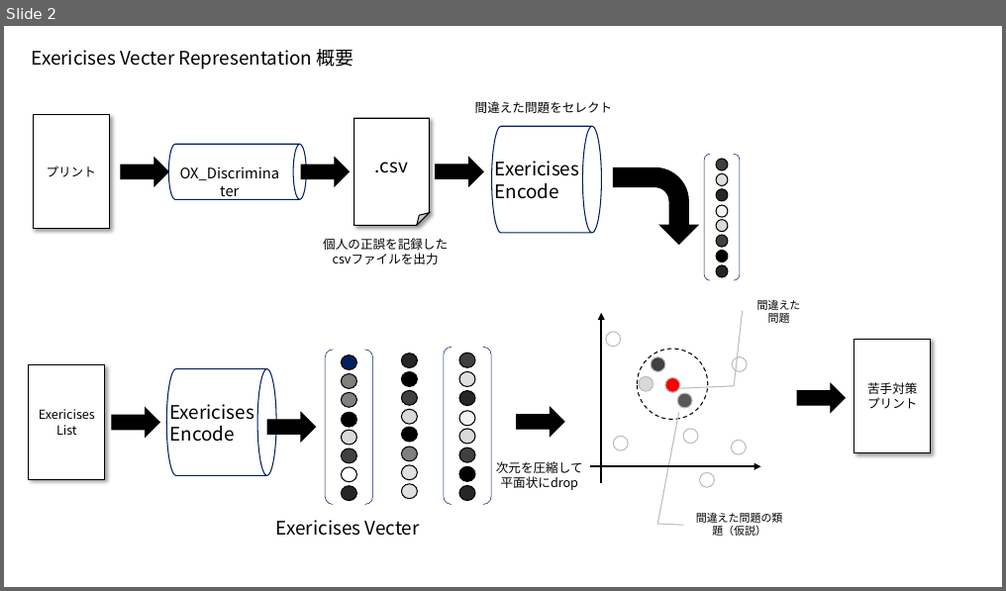
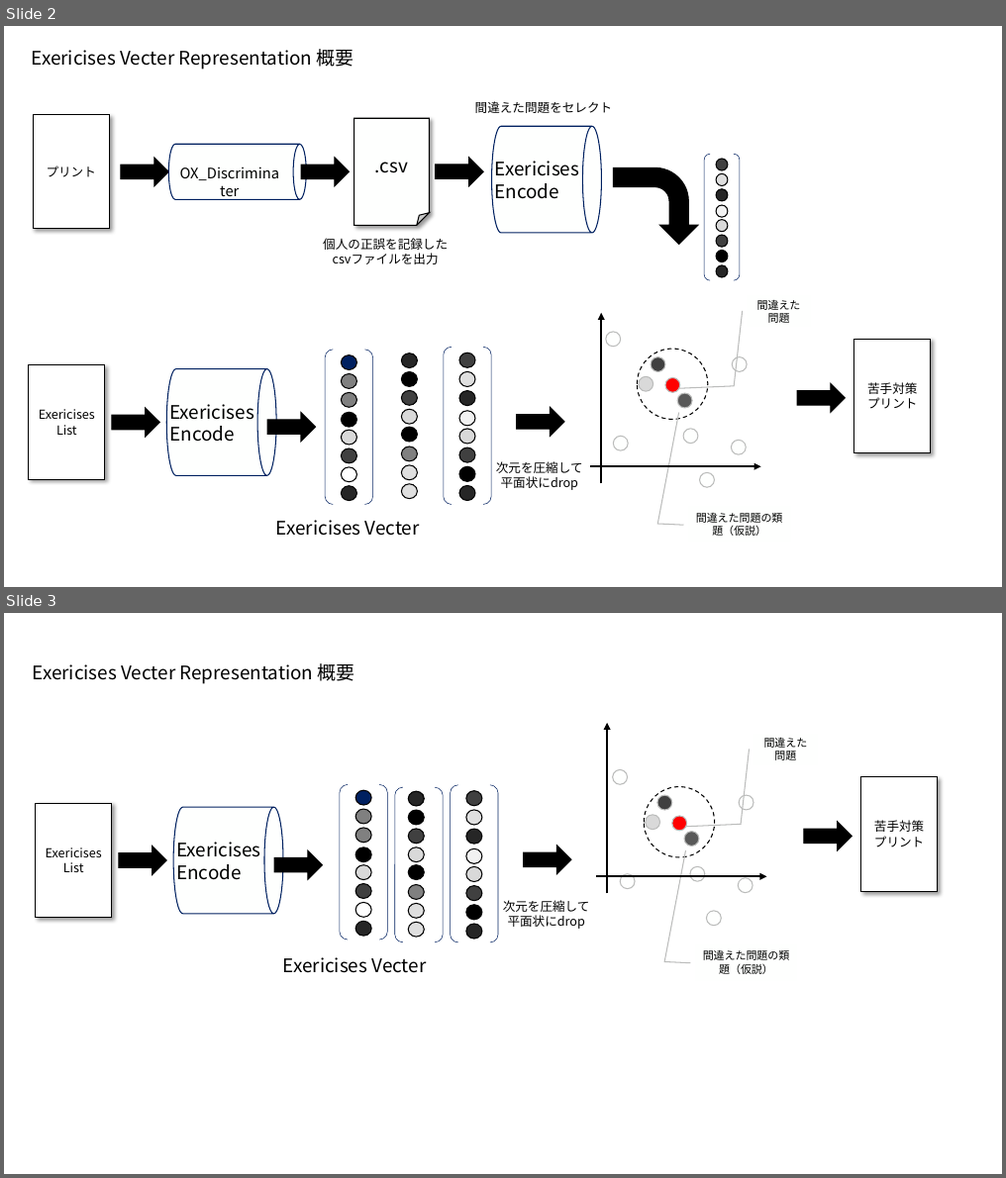
Before and after one commit to Poler382/thesis, a slide deck: pptx/図を作る用.pptx. Shown one above the other, each under a label of ours: slide 2 before the commit, slides 2 and 3 after it. The pictures are 1006x591 and 1006x1178 pixels, drawn with LibreOffice and Linux fonts; fonts in the diff are those of the drawing. Boxes give left, top, right and bottom in pixels: in the first picture for what was removed or moved away, otherwise in the second. Text is boxed around its words. In the diff, an @@ line names an element or a change of style, - is before the commit and + after.

```diff
--- a/pptx/図を作る用.pptx
+++ b/pptx/図を作る用.pptx
@@ slide 3 added at <box>4,613,1002,1174</box>, background #FFFFFF @@
@@ group added at <box>33,663,938,981</box>: 35 ellipses, 4 texts, 4 right arrows, 3 bracket pairs, 2 rectangles, 2 callouts, 2 arrows, 1 cylinder @@
+Exericises Vecter Representation 概要
+Exericises
+List
+Exericises
+Encode
+Exericises Vecter
+次元を圧縮して
+平面状にdrop
+間違えた問題
+間違えた問題の類題（仮説）
+苦手対策
+プリント
```
Also in this commit, not shown: 1 slide changed, 9 other files.
